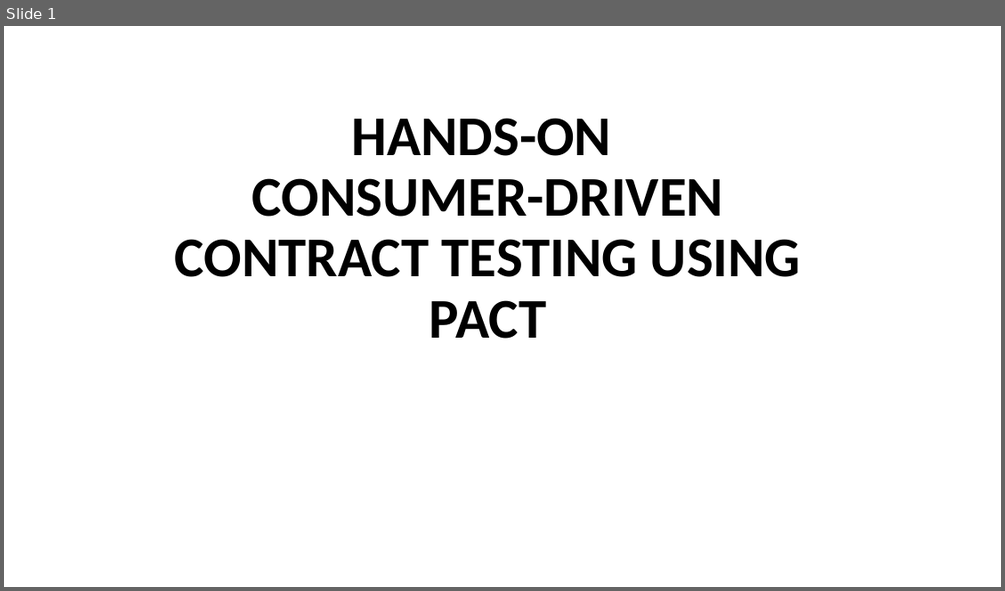
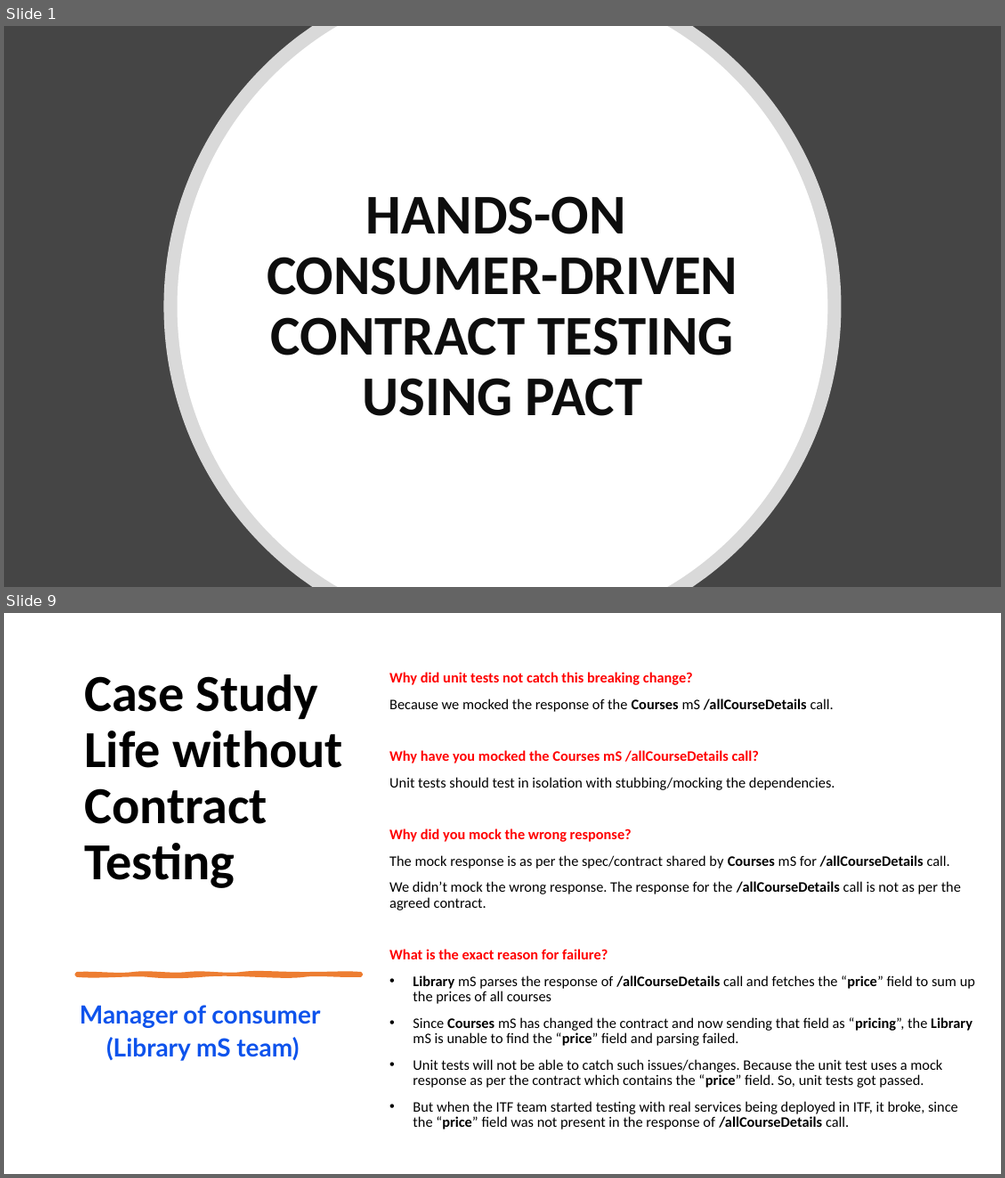
Before and after one commit to Kiranmoy/SpringBootRestService, a slide deck: setup-guide/Hands-on Pact.pptx. Shown one above the other, each under a label of ours: slide 1 before the commit, slides 1 and 9 after it; the slides between them are not shown. The pictures are 1005x591 and 1005x1178 pixels, drawn with LibreOffice and Linux fonts; fonts in the diff are those of the drawing. Boxes give left, top, right and bottom in pixels: in the first picture for what was removed or moved away, otherwise in the second. Text is boxed around its words. In the diff, an @@ line names an element or a change of style, - is before the commit and + after.

Commit message:
finalized PPT design and completed session 1 & 2 slides

```diff
--- a/setup-guide/Hands-on Pact.pptx
+++ b/setup-guide/Hands-on Pact.pptx
@@ slide 9 added at box(4, 613, 1001, 1174), background #FFFFFF @@
@@ title added at box(84, 674, 343, 888), 50 pt, text #000000, bold @@
+Case Study
+Life without Contract Testing
@@ text added at box(389, 672, 975, 1129), 14 pt, text #000000 @@
+Why did unit tests not catch this breaking change?
+Because we mocked the response of the Courses mS /allCourseDetails call.
+Why have you mocked the Courses mS /allCourseDetails call?
+Unit tests should test in isolation with stubbing/mocking the dependencies.
+Why did you mock the wrong response?
+The mock response is as per the spec/contract shared by Courses mS for /allCourseDetails call.
+We didn’t mock the wrong response. The response for the /allCourseDetails call is not as per the agreed contract.
+What is the exact reason for failure?
+• Library mS parses the response of /allCourseDetails call and fetches the “price” field to sum up the prices of all courses
+• Since Courses mS has changed the contract and now sending that field as “pricing”, the Library mS is unable to find the “price” field and parsing failed.
+• Unit tests will not be able to catch such issues/changes. Because the unit test uses a mock response as per the contract which contains the “price” field. So, unit tests got passed.
+• But when the ITF team started testing with real services being deployed in ITF, it broke, since the “price” field was not present in the response of /allCourseDetails call.
@@ freeform shape added at box(77, 973, 361, 975), fill #ED7D31, outline #ED7D31 3.5 pt @@
@@ text added at box(80, 1005, 320, 1061), 24 pt, text #0E53EC, bold @@
+Manager of consumer
+(Library mS team)
@@ slide 1 changed as well @@
@@ background #FFFFFF to #454545 @@
@@ freeform shape added at box(164, 26, 841, 587), fill #FFFFFF at 80% opacity @@
@@ freeform shape added at box(178, 26, 828, 587), fill #FFFFFF @@
@@ title "HANDS-ON CONSUMER-DRIVEN CONTRACT TESTING USING ...": place and size @@
-title "HANDS-ON CONSUMER-DRIVEN CONTRACT TESTING USING ..." at box(175, 118, 801, 338)
+title "HANDS-ON CONSUMER-DRIVEN CONTRACT TESTING USING ..." at box(267, 196, 737, 416)
@@ title "HANDS-ON CONSUMER-DRIVEN CONTRACT TESTING USING ..." at box(267, 196, 737, 416): text colour #000000 to #0D0D0D; vertical alignment bottom to middle @@
```
Also in this commit, not shown: 9 other slides changed, 14 other slides added, 2 slides removed.
